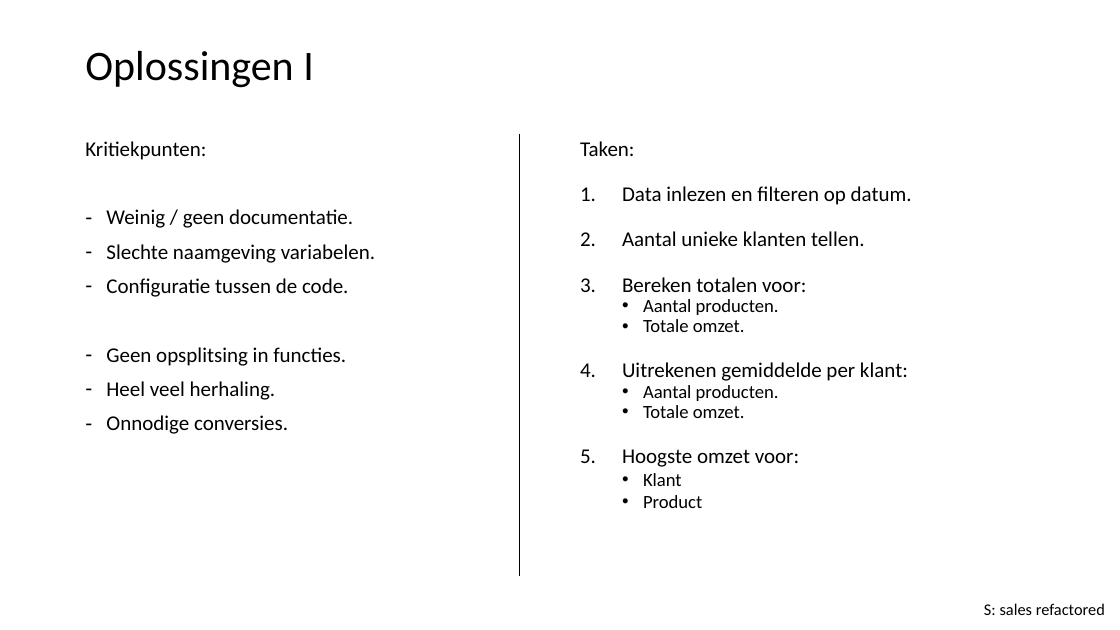
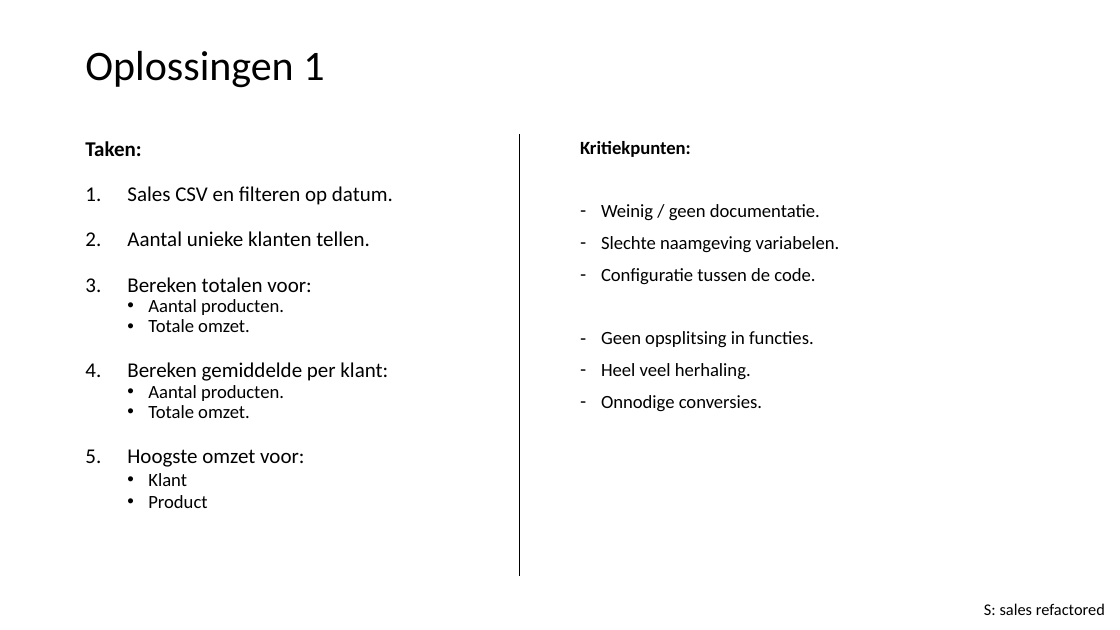
Before and after one commit to LFKoning/knowledge-sharing, a slide deck: slide 26 of python_course_4p/3_production_code/3_production_code.pptx (slide 25 before the commit). Drawn at 1120x630 pixels with LibreOffice and Linux fonts; fonts in the diff are those of the drawing. Boxes give left, top, right and bottom in pixels: in the first picture for what was removed or moved away, otherwise in the second. Text is boxed around its words. In the diff, an @@ line names an element or a change of style, - is before the commit and + after.

```diff
--- a/python_course_4p/3_production_code/3_production_code.pptx
+++ b/python_course_4p/3_production_code/3_production_code.pptx
@@ title at [85, 51, 324, 88]: text changed @@
-Oplossingen I
+Oplossingen 1
@@ text at [85, 141, 393, 508]: text changed @@
-Kritiekpunten:
-– Weinig / geen documentatie.
-– Slechte naamgeving variabelen.
-– Configuratie tussen de code.
-– Geen opsplitsing in functies.
-– Heel veel herhaling.
-– Onnodige conversies.
+Taken:
+1. Sales CSV en filteren op datum.
+2. Aantal unieke klanten tellen.
+3. Bereken totalen voor:
+  • Aantal producten.
+  • Totale omzet.
+4. Bereken gemiddelde per klant:
+  • Aantal producten.
+  • Totale omzet.
+5. Hoogste omzet voor:
+  • Klant
+  • Product
@@ text at [580, 141, 840, 412]: text changed; size 18 to 16 pt @@
-Taken:
-1. Data inlezen en filteren op datum.
-2. Aantal unieke klanten tellen.
-3. Bereken totalen voor:
-  • Aantal producten.
-  • Totale omzet.
-4. Uitrekenen gemiddelde per klant:
-  • Aantal producten.
-  • Totale omzet.
-5. Hoogste omzet voor:
-  • Klant
-  • Product
+Kritiekpunten:
+– Weinig / geen documentatie.
+– Slechte naamgeving variabelen.
+– Configuratie tussen de code.
+– Geen opsplitsing in functies.
+– Heel veel herhaling.
+– Onnodige conversies.
```
Also in this commit, not shown: 1 slide added, 16 other files.
